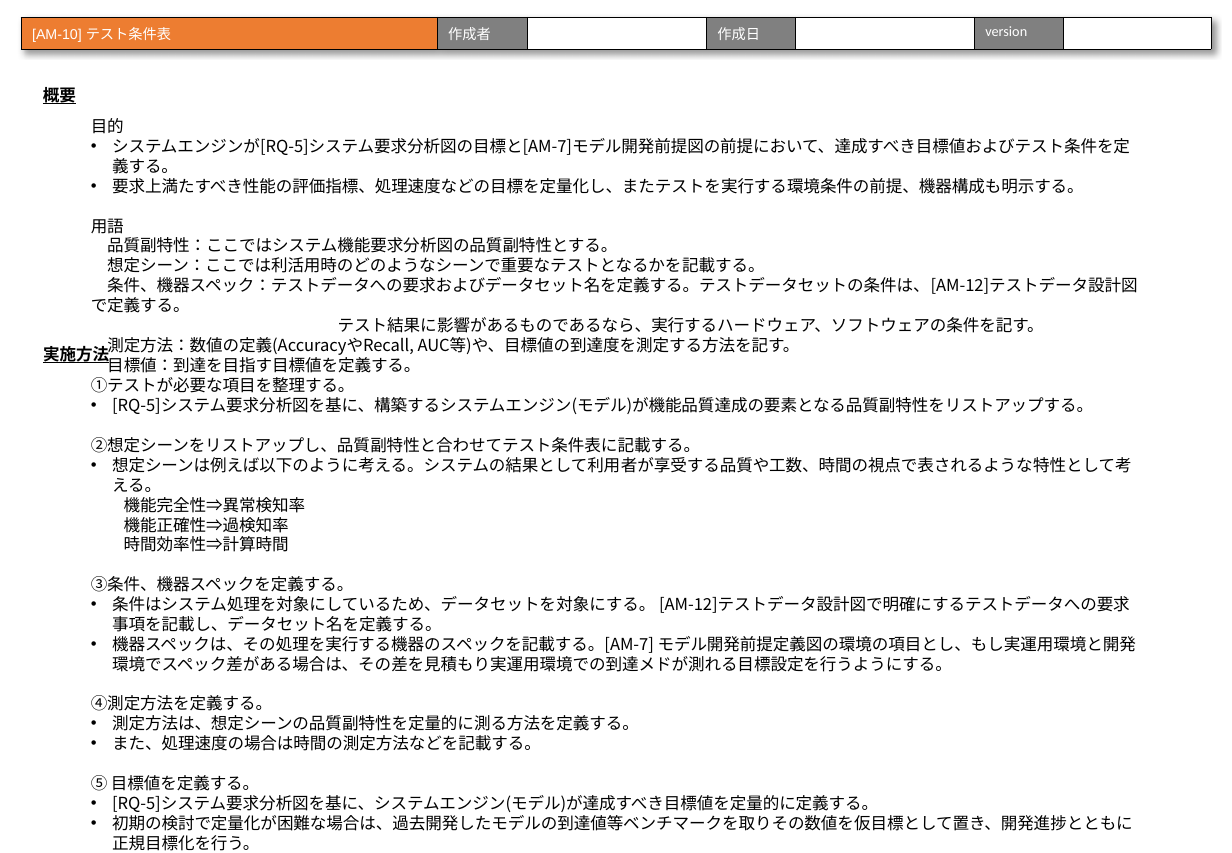
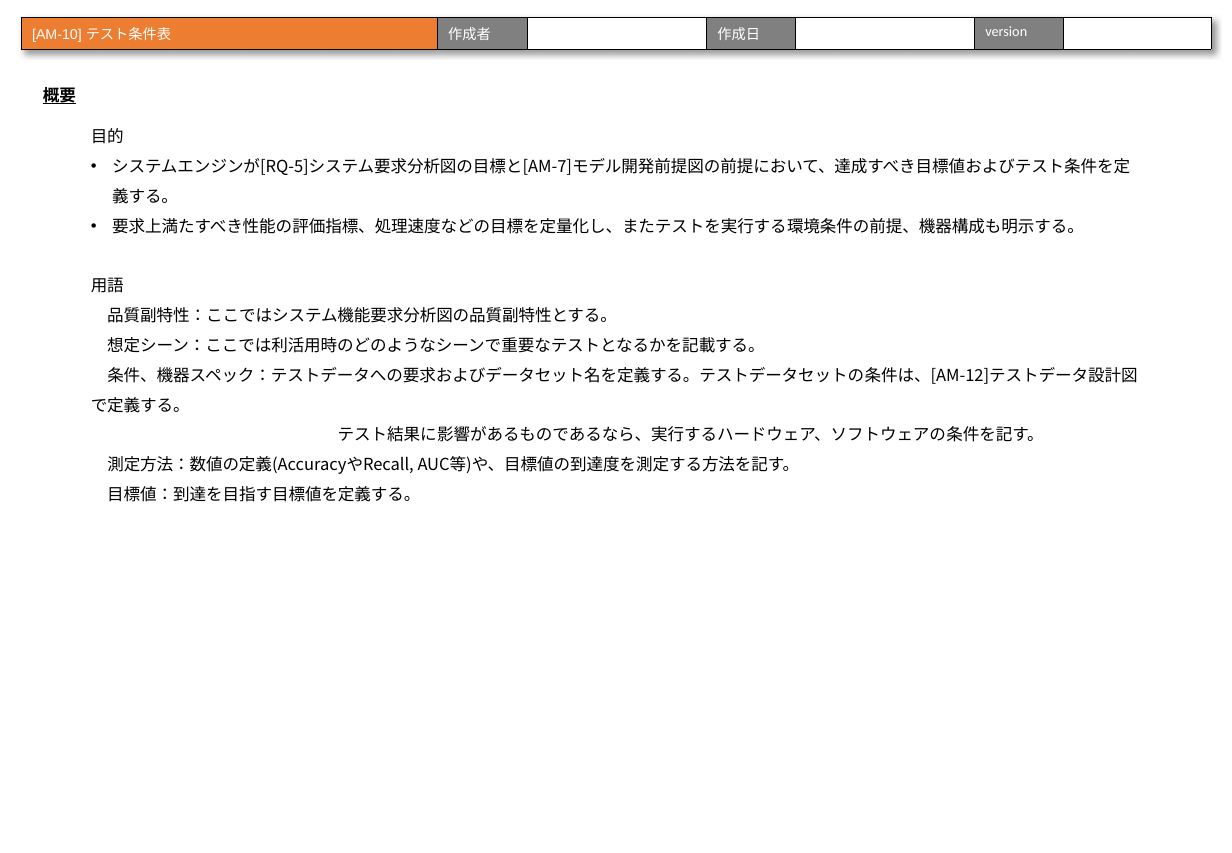
Before and after one commit to urayukitaka/Dev_process_paper, a slide deck: slide 90 of AI_sysytem_dev_process_study.pptx (slide 71 before the commit). Drawn at 1232x853 pixels with LibreOffice and Linux fonts; fonts in the diff are those of the drawing. Boxes give left, top, right and bottom in pixels: in the first picture for what was removed or moved away, otherwise in the second. Text is boxed around its words. In the diff, an @@ line names an element or a change of style, - is before the commit and + after.

```diff
--- a/AI_sysytem_dev_process_study.pptx
+++ b/AI_sysytem_dev_process_study.pptx
@@ text "目的" at (91, 128, 1137, 502): line spacing 1 to 1.5 @@
@@ text removed at (43, 346, 109, 363) @@
-実施方法
@@ text removed at (91, 377, 1136, 831) @@
-①テストが必要な項目を整理する。
-• [RQ-5]システム要求分析図を基に、構築するシステムエンジン(モデル)が機能品質達成の要素となる品質副特性をリストアップする。
-②想定シーンをリストアップし、品質副特性と合わせてテスト条件表に記載する。
-• 想定シーンは例えば以下のように考える。システムの結果として利用者が享受する品質や工数、時間の視点で表されるような特性として考える。
-機能完全性⇒異常検知率
-機能正確性⇒過検知率
-時間効率性⇒計算時間
-③条件、機器スペックを定義する。
-• 条件はシステム処理を対象にしているため、データセットを対象にする。 [AM-12]テストデータ設計図で明確にするテストデータへの要求事項を記載し、データセット名を定義する。
-• 機器スペックは、その処理を実行する機器のスペックを記載する。[AM-7] モデル開発前提定義図の環境の項目とし、もし実運用環境と開発環境でスペック差がある場合は、その差を見積もり実運用環境での到達メドが測れる目標設定を行うようにする。
-④測定方法を定義する。
-• 測定方法は、想定シーンの品質副特性を定量的に測る方法を定義する。
-• また、処理速度の場合は時間の測定方法などを記載する。
-⑤ 目標値を定義する。
-• [RQ-5]システム要求分析図を基に、システムエンジン(モデル)が達成すべき目標値を定量的に定義する。
-• 初期の検討で定量化が困難な場合は、過去開発したモデルの到達値等ベンチマークを取りその数値を仮目標として置き、開発進捗とともに正規目標化を行う。
```
Also in this commit, not shown: 41 other slides changed, 20 slides added, 1 other file.
